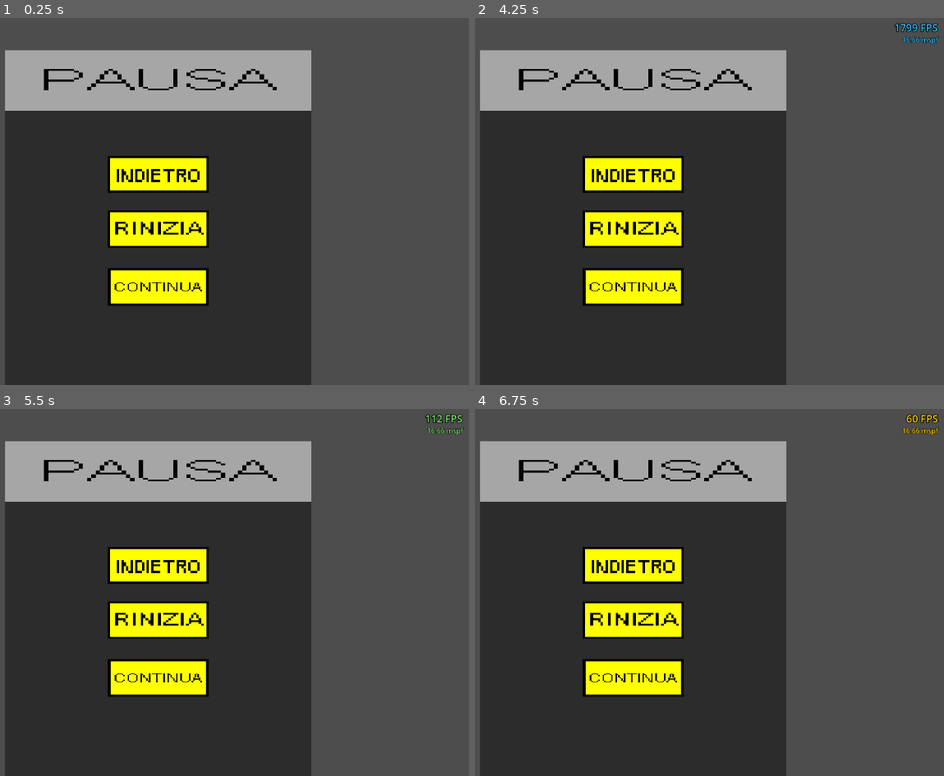
Above: before the commit, frames 1-4 (two rows, left to right).
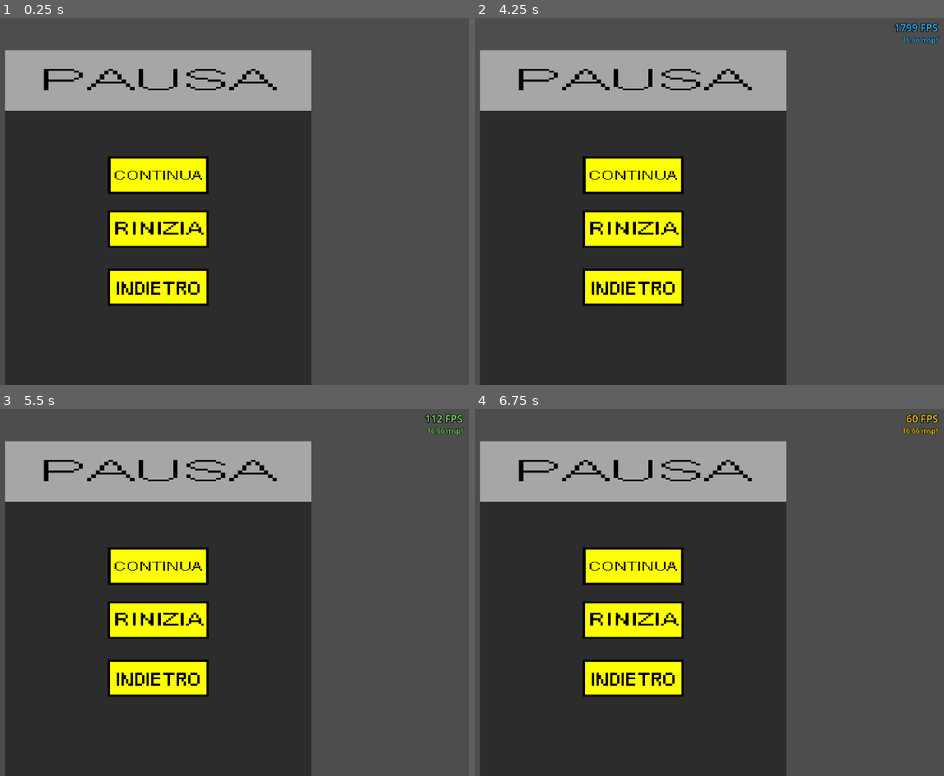
Above: after the commit, the same moments.

Repository: DJcrime/Trash-run
Game: Godot game, scene res://scenes/pause_menu.tscn
Same seed, same stepped clock (60 frames per second), same inputs: the game is played once before the commit and once after it. This scene is started directly instead of the project's main scene.
Inputs:
- Up to frame 1 (0.25 s): no input
- Up to frame 2 (4.25 s): tap Enter at 0.5, 2, 3.5 s; tap Space at 1.25, 2.75 s; tap F3 (cycle_debug_menu) at 4.15 s
- Up to frame 3 (5.5 s): tap Space at 4.25 s
- Up to frame 4 (6.75 s): no input

The runs differ from the first frame. In frame 1, 1.2% of the frame differs, in the area x 22-45%, y 38-78%; in frame 2, 1.2%; in frame 3, 1.2%; in frame 4, 1.2%.

Commit message:
animation 5
finished all animation

Diff:
--- a/characters/player/plastic_trash.tscn
+++ b/characters/player/plastic_trash.tscn
@@ -1,19 +1,86 @@
-[gd_scene load_steps=5 format=3 uid="uid://co3hphl0tfn11"]
+[gd_scene load_steps=8 format=3 uid="uid://co3hphl0tfn11"]
 
-[ext_resource type="PackedScene" uid="uid://sx5wc835xoa0" path="res://characters/player/base_character.tscn" id="1_pink1"]
 [ext_resource type="Script" path="res://scripts/plastic_trash.gd" id="2_0o4js"]
 [ext_resource type="Texture2D" uid="uid://3ek0c5pab4dx" path="res://grafiche/character/plastic trash moves.png" id="3_wa5b5"]
 
 [sub_resource type="RectangleShape2D" id="RectangleShape2D_fuxg3"]
-size = Vector2(35, 31)
+size = Vector2(33, 29.5)
 
-[node name="plastic trash" instance=ExtResource("1_pink1")]
+[sub_resource type="Animation" id="Animation_1q5s2"]
+resource_name = "walkRight"
+length = 0.7
+loop_mode = 1
+tracks/0/type = "value"
+tracks/0/imported = false
+tracks/0/enabled = true
+tracks/0/path = NodePath("Sprite2D:frame")
+tracks/0/interp = 1
+tracks/0/loop_wrap = true
+tracks/0/keys = {
+"times": PackedFloat32Array(0, 0.1, 0.2, 0.3, 0.4, 0.5, 0.6),
+"transitions": PackedFloat32Array(1, 1, 1, 1, 1, 1, 1),
+"update": 1,
+"values": [0, 1, 2, 3, 4, 5, 6]
+}
+
+[sub_resource type="Animation" id="Animation_kj6u6"]
+length = 0.001
+tracks/0/type = "value"
+tracks/0/imported = false
+tracks/0/enabled = true
+tracks/0/path = NodePath("Sprite2D:frame")
+tracks/0/interp = 1
+tracks/0/loop_wrap = true
+tracks/0/keys = {
+"times": PackedFloat32Array(0),
+"transitions": PackedFloat32Array(1),
+"update": 1,
+"values": [20]
+}
+
+[sub_resource type="Animation" id="Animation_8bhct"]
+resource_name = "walkLeft"
+length = 0.7
+loop_mode = 1
+tracks/0/type = "value"
+tracks/0/imported = false
+tracks/0/enabled = true
+tracks/0/path = NodePath("Sprite2D:frame")
+tracks/0/interp = 1
+tracks/0/loop_wrap = true
+tracks/0/keys = {
+"times": PackedFloat32Array(0, 0.1, 0.2, 0.3, 0.4, 0.5, 0.6),
+"transitions": PackedFloat32Array(1, 1, 1, 1, 1, 1, 1),
+"update": 1,
+"values": [10, 11, 12, 13, 14, 15, 16]
+}
+
+[sub_resource type="AnimationLibrary" id="AnimationLibrary_oaeys"]
+_data = {
+"RESET": SubResource("Animation_kj6u6"),
+"walkLeft": SubResource("Animation_8bhct"),
+"walkRight": SubResource("Animation_1q5s2")
+}
+
+[node name="plastic trash" type="Area2D"]
+collision_mask = 6
 script = ExtResource("2_0o4js")
 
-[node name="CollisionShape2D" parent="." index="0"]
-position = Vector2(1.5, -16)
+[node name="CollisionShape2D" type="CollisionShape2D" parent="."]
+position = Vector2(1.5, -15.25)
 shape = SubResource("RectangleShape2D_fuxg3")
 
-[node name="Sprite2D" parent="." index="1"]
+[node name="Sprite2D" type="Sprite2D" parent="."]
 position = Vector2(0, -18.805)
 texture = ExtResource("3_wa5b5")
+offset = Vector2(1.5, -2.195)
+hframes = 10
+vframes = 10
+frame = 20
+
+[node name="AnimationPlayer" type="AnimationPlayer" parent="."]
+libraries = {
+"": SubResource("AnimationLibrary_oaeys")
+}
+
+[connection signal="area_entered" from="." to="." method="_on_area_entered"]
--- a/scenes/pause_menu.tscn
+++ b/scenes/pause_menu.tscn
@@ -42,9 +42,9 @@
 anchor_right = 0.665
 anchor_bottom = 0.426
 offset_left = 0.104996
-offset_top = 0.094986
+offset_top = 198.155
 offset_right = -0.105011
-offset_bottom = -0.0620117
+offset_bottom = 197.998
 texture = ExtResource("2_d43cp")
 
 [node name="restartbutton" type="TextureRect" parent="."]
@@ -63,9 +63,9 @@
 [node name="continue button" type="TextureRect" parent="."]
 layout_mode = 0
 offset_left = 180.0
-offset_top = 382.0
+offset_top = 186.0
 offset_right = 357.0
-offset_bottom = 448.0
+offset_bottom = 252.0
 texture = ExtResource("5_scmpu")
 
 [node name="back" type="Button" parent="."]
@@ -73,13 +73,13 @@
 layout_mode = 1
 anchors_preset = -1
 anchor_left = 0.335
-anchor_top = 0.315
+anchor_top = 0.653
 anchor_right = 0.667
-anchor_bottom = 0.424
+anchor_bottom = 0.762
 offset_left = 0.104996
-offset_top = 0.094986
+offset_top = -0.280487
 offset_right = -0.179016
-offset_bottom = 0.111984
+offset_bottom = -0.263489
 grow_horizontal = 2
 grow_vertical = 2
 icon_alignment = 1
@@ -105,13 +105,13 @@
 layout_mode = 1
 anchors_preset = -1
 anchor_left = 0.335
-anchor_top = 0.651
+anchor_top = 0.317
 anchor_right = 0.665
-anchor_bottom = 0.763
+anchor_bottom = 0.429
 offset_left = 0.16127
-offset_top = -0.194305
+offset_top = -0.106903
 offset_right = 0.00668335
-offset_bottom = 0.0518494
+offset_bottom = 0.139236
 
 [connection signal="pressed" from="back" to="." method="_on_back_pressed"]
 [connection signal="pressed" from="restart" to="." method="_on_restart_pressed"]
--- a/scripts/plastic_trash.gd
+++ b/scripts/plastic_trash.gd
@@ -2,6 +2,20 @@
 
 var type:String="plastic"
 
+func _ready():
+	Globals.connect("checkAnim",checkAnim)
+
+func checkAnim():
+	if !Globals.gameOver and !Globals.pause:
+		if Globals.anim==0:
+			$AnimationPlayer.stop()
+			$AnimationPlayer.play("RESET")
+		if Globals.anim==1:
+			$AnimationPlayer.stop()
+			$AnimationPlayer.play("walkRight")
+		if Globals.anim==2:
+			$AnimationPlayer.stop()
+			$AnimationPlayer.play("walkLeft")
 
 func _on_area_entered(area):
 	if (!Globals.gameOver&&!Globals.pause):
Binary file changed: grafiche/character/plastic trash moves.png
